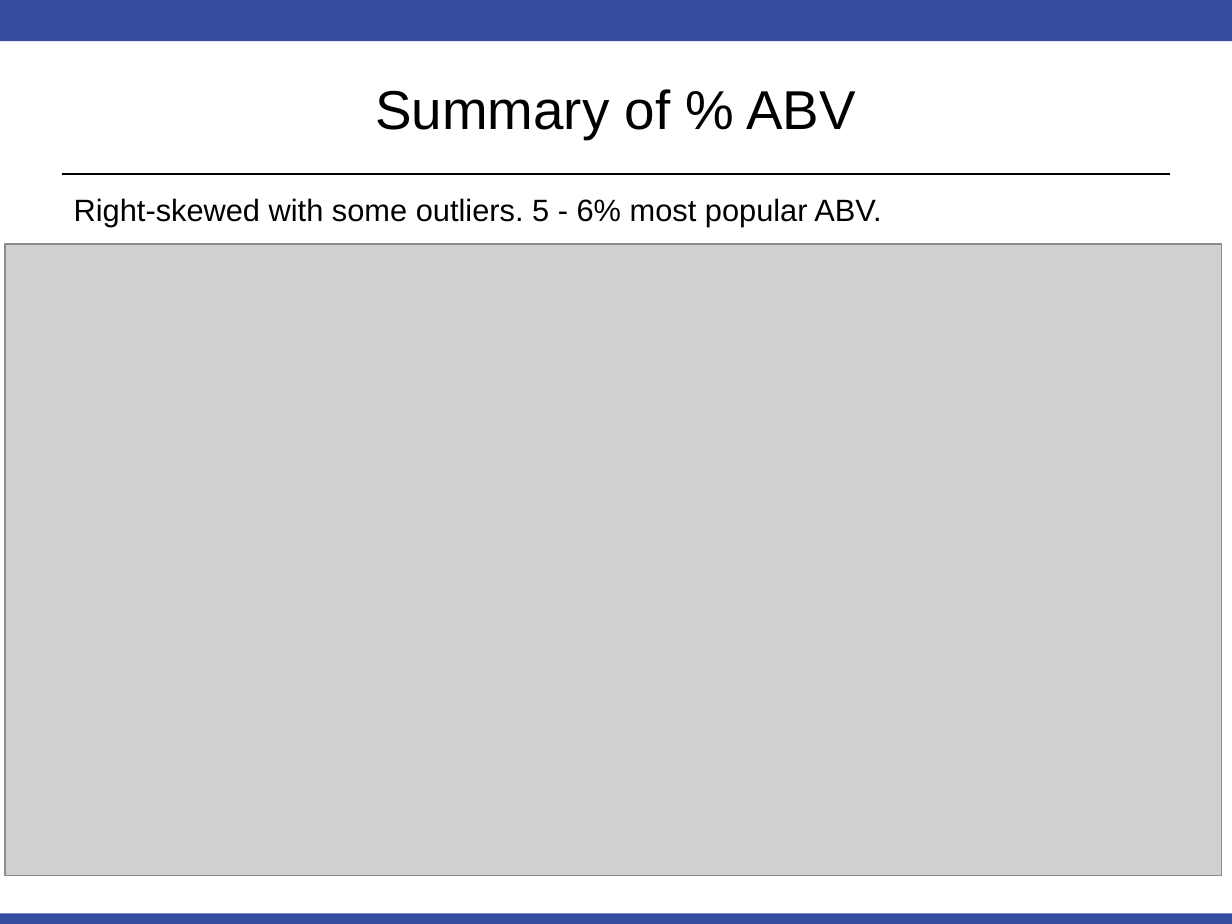
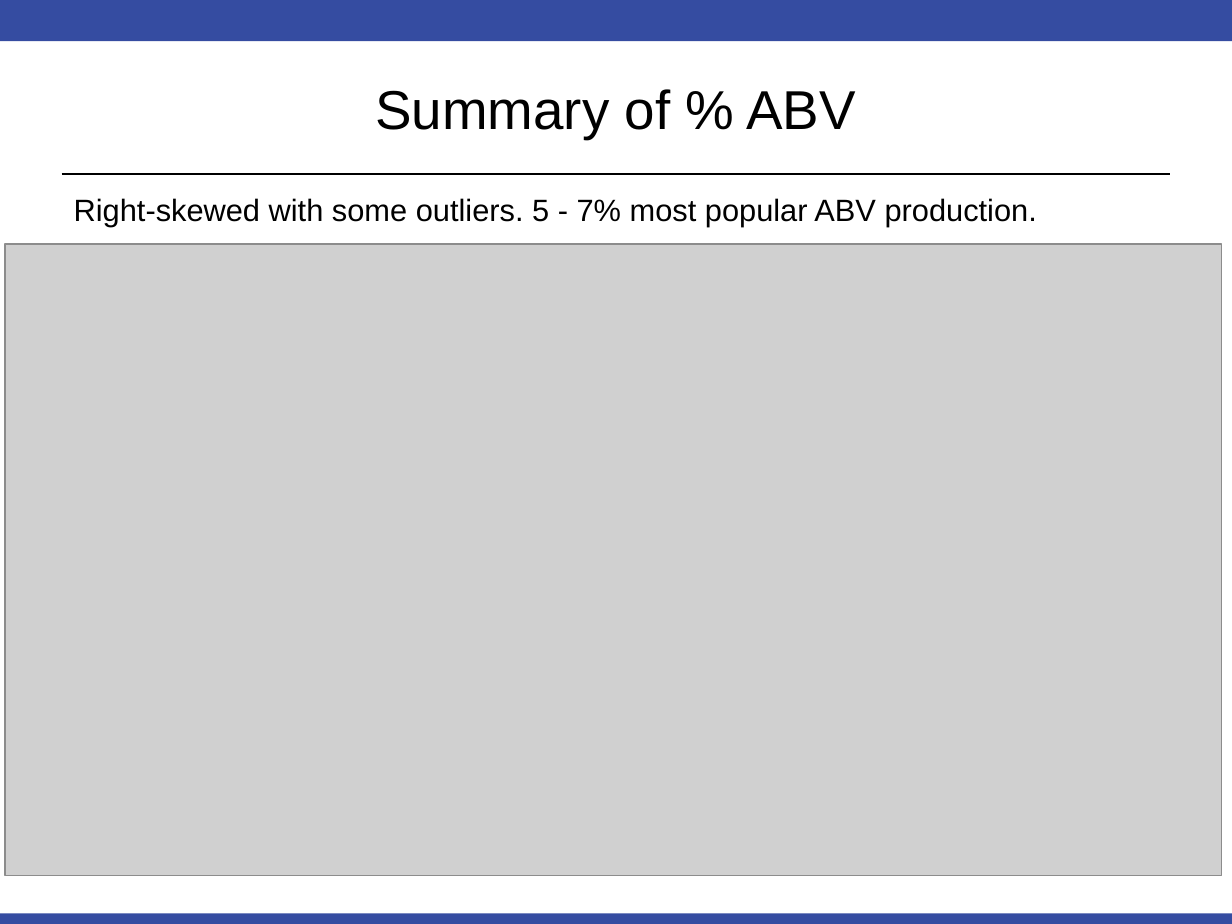
Before and after one commit to msherga/MSDS_6306_Doing-Data-Science, a slide deck: slide 7 of Unit 8 and 9 Case Study 1/EDA Slide Deck.pptx. Drawn at 1232x924 pixels with LibreOffice and Linux fonts; fonts in the diff are those of the drawing; grey boxes stand for pictures. Boxes give left, top, right and bottom in pixels: in the first picture for what was removed or moved away, otherwise in the second. Text is boxed around its words. In the diff, an @@ line names an element or a change of style, - is before the commit and + after.

```diff
--- a/Unit 8 and 9 Case Study 1/EDA Slide Deck.pptx
+++ b/Unit 8 and 9 Case Study 1/EDA Slide Deck.pptx
@@ text at [74,198,1037,227]: text changed @@
-Right-skewed with some outliers. 5 - 6% most popular ABV.
+Right-skewed with some outliers. 5 - 7% most popular ABV production.
```
Also in this commit, not shown: 5 other slides changed, 2 slides added.
